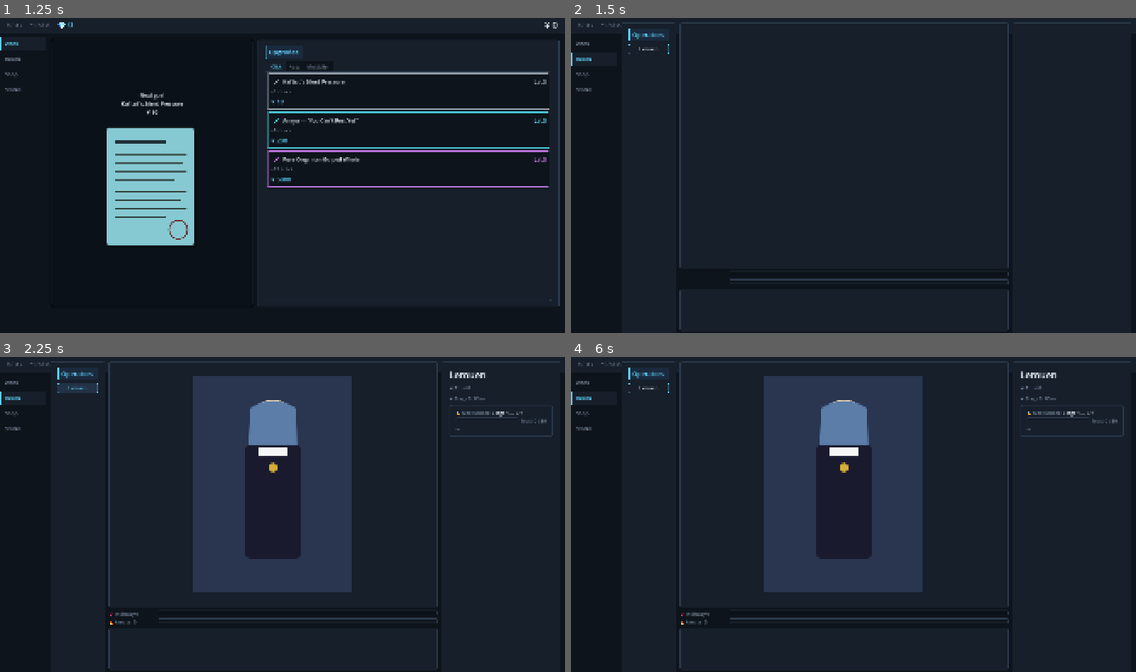
Above: before the commit, frames 1-4 (two rows, left to right).
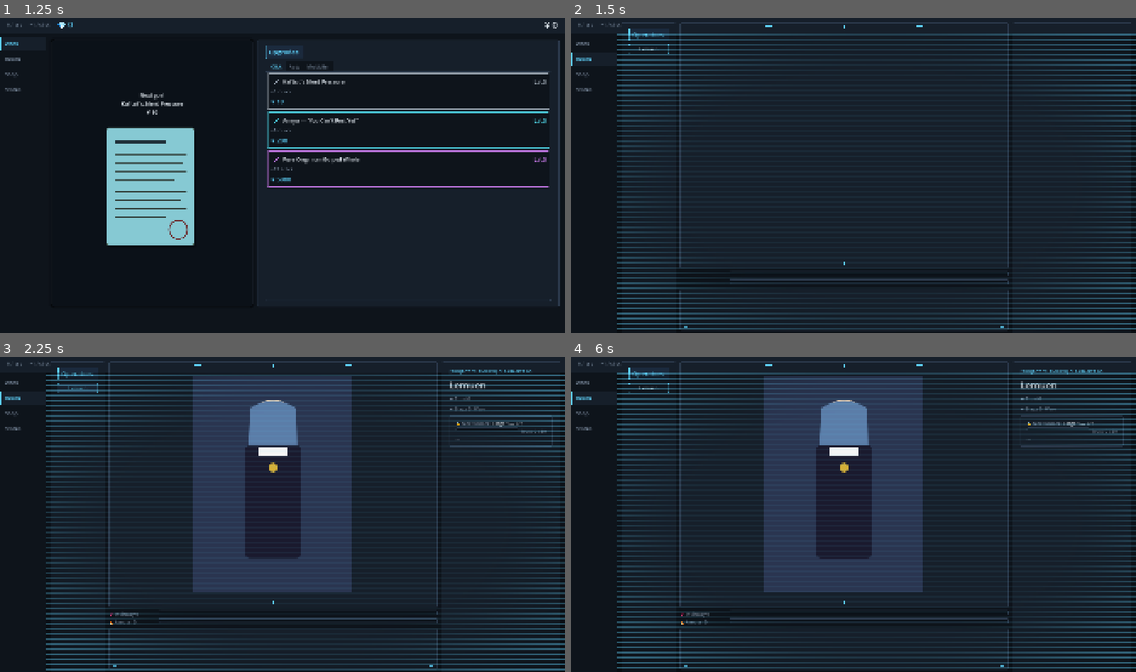
Above: after the commit, the same moments.

Repository: bakamarudasi/clickergame_demo
Game: Godot game, scene res://scenes/main.tscn
Two runs of this game, one before a commit and one after it. Both use one fixed random seed, a clock stepped at 60 frames per second and the inputs below.
Inputs (mouse positions are in pixels of both pictures, inside the frame that each line leads up to):
- Up to frame 1 (1.25 s): click "Work" at 0.5 s
- Up to frame 2 (1.5 s): click "Room" at 1.25 s
- Up to frame 3 (2.25 s): click "Lemuen" at 2 s
- Up to frame 4 (6 s): click "Shop" at 2.75 s; click "Status" at 3.5 s; click "Work" at 4.25 s; click (723, 527) at 5 s; click "Room" at 5.75 s

Frame 1 is identical in both runs. In frame 2, 11% of the frame differs, in the area x 8-100%, y 2-99%; in frame 3, 11%; in frame 4, 11%.

Commit message:
room: cyber surveillance HUD pass
Reskins the Room tab into a surveillance/observer HUD aesthetic:

- HudCornerFrame (Control with _draw): cyan L-bracket corners + optional
  mid-edge tick marks. Applied as full-rect overlays on PortraitView,
  DialoguePanel, ChoicePanel, and NextUnlockPanel.
- "● REC" indicator anchored top-right of the portrait, only visible while
  the scope is active. Red dot pulses via a looping modulate tween that is
  spun up/down on xray_changed.
- Subject ID line above the operator name: "[SUBJECT // LEMUEN] CLEARANCE.02"
  — derived from op.id + current_stage, refreshes alongside _refresh_detail.
- DialogueLogView gains a "[TC HH:MM:SS]" timecode stamped at insert time
  (so re-renders on locale change keep the original moment), plus a ">"
  prefix on reaction lines and ">>" on system lines for a transcript feel.
- Full-tab scanline + vignette overlay via a new gdshader on a ColorRect
  at the RoomTab root (mouse_filter=IGNORE so it never eats clicks).

New translation keys: UI_HUD_SUBJECT_FMT, UI_HUD_REC.

https://claude.ai/code/session_01GzpUoibW7LL87PvWJrDjxw

Diff:
--- a/scenes/ui/room_tab.tscn
+++ b/scenes/ui/room_tab.tscn
@@ -1,7 +1,12 @@
-[gd_scene load_steps=4 format=3 uid="uid://clickergameroomtab0"]
+[gd_scene load_steps=7 format=3 uid="uid://clickergameroomtab0"]
 
 [ext_resource type="Script" path="res://scripts/ui/room_tab.gd" id="1"]
 [ext_resource type="Script" path="res://scripts/ui/scope_window.gd" id="2_scope_win"]
+[ext_resource type="Script" path="res://scripts/ui/hud_corner_frame.gd" id="3_hud_frame"]
+[ext_resource type="Shader" path="res://scenes/ui/shaders/scanlines.gdshader" id="4_scanlines"]
+
+[sub_resource type="ShaderMaterial" id="ShaderMaterial_scanlines"]
+shader = ExtResource("4_scanlines")
 
 [sub_resource type="StyleBoxFlat" id="StyleBoxFlat_scope_frame"]
 bg_color = Color(1, 1, 1, 0)
@@ -149,6 +154,48 @@
 grow_vertical = 0
 theme_override_styles/panel = SubResource("StyleBoxFlat_scope_handle")
 
+[node name="PortraitHudCorners" type="Control" parent="HBox/CenterPanel/PortraitFrame/PortraitArea/PortraitView"]
+layout_mode = 1
+anchors_preset = 15
+anchor_right = 1.0
+anchor_bottom = 1.0
+grow_horizontal = 2
+grow_vertical = 2
+mouse_filter = 2
+script = ExtResource("3_hud_frame")
+bracket_length = 22.0
+thickness = 2.0
+inset = 4.0
+draw_tick_marks = true
+
+[node name="RecIndicator" type="HBoxContainer" parent="HBox/CenterPanel/PortraitFrame/PortraitArea/PortraitView"]
+unique_name_in_owner = true
+layout_mode = 1
+anchors_preset = 1
+anchor_left = 1.0
+anchor_right = 1.0
+offset_left = -82.0
+offset_top = 12.0
+offset_right = -12.0
+offset_bottom = 32.0
+grow_horizontal = 0
+mouse_filter = 2
+visible = false
+theme_override_constants/separation = 6
+
+[node name="RecDot" type="ColorRect" parent="HBox/CenterPanel/PortraitFrame/PortraitArea/PortraitView/RecIndicator"]
+unique_name_in_owner = true
+custom_minimum_size = Vector2(10, 10)
+layout_mode = 2
+size_flags_vertical = 4
+color = Color(1, 0.353, 0.431, 1)
+
+[node name="RecLabel" type="Label" parent="HBox/CenterPanel/PortraitFrame/PortraitArea/PortraitView/RecIndicator"]
+layout_mode = 2
+theme_type_variation = &"DimLabel"
+theme_override_colors/font_color = Color(1, 0.353, 0.431, 1)
+text = "UI_HUD_REC"
+
 [node name="StatusBars" type="VBoxContainer" parent="HBox/CenterPanel"]
 layout_mode = 2
 theme_override_constants/separation = 4
@@ -226,6 +273,19 @@
 custom_minimum_size = Vector2(0, 140)
 layout_mode = 2
 
+[node name="DialogueHudCorners" type="Control" parent="HBox/CenterPanel/DialoguePanel"]
+layout_mode = 1
+anchors_preset = 15
+anchor_right = 1.0
+anchor_bottom = 1.0
+grow_horizontal = 2
+grow_vertical = 2
+mouse_filter = 2
+script = ExtResource("3_hud_frame")
+bracket_length = 14.0
+thickness = 1.5
+inset = 3.0
+
 [node name="DialogueScroll" type="ScrollContainer" parent="HBox/CenterPanel/DialoguePanel"]
 unique_name_in_owner = true
 layout_mode = 2
@@ -241,6 +301,19 @@
 unique_name_in_owner = true
 layout_mode = 2
 visible = false
+
+[node name="ChoiceHudCorners" type="Control" parent="HBox/CenterPanel/ChoicePanel"]
+layout_mode = 1
+anchors_preset = 15
+anchor_right = 1.0
+anchor_bottom = 1.0
+grow_horizontal = 2
+grow_vertical = 2
+mouse_filter = 2
+script = ExtResource("3_hud_frame")
+bracket_length = 14.0
+thickness = 1.5
+inset = 3.0
 
 [node name="ChoiceInner" type="MarginContainer" parent="HBox/CenterPanel/ChoicePanel"]
 layout_mode = 2
@@ -316,6 +389,13 @@
 size_flags_horizontal = 3
 theme_override_constants/separation = 12
 
+[node name="SubjectIdLabel" type="Label" parent="HBox/DetailWrap/DetailInner/DetailPanel"]
+unique_name_in_owner = true
+layout_mode = 2
+theme_type_variation = &"DimLabel"
+theme_override_colors/font_color = Color(0.365, 0.812, 0.969, 0.85)
+text = ""
+
 [node name="OpNameLabel" type="Label" parent="HBox/DetailWrap/DetailInner/DetailPanel"]
 unique_name_in_owner = true
 layout_mode = 2
@@ -338,6 +418,19 @@
 unique_name_in_owner = true
 layout_mode = 2
 mouse_filter = 0
+
+[node name="NextHudCorners" type="Control" parent="HBox/DetailWrap/DetailInner/DetailPanel/NextUnlockPanel"]
+layout_mode = 1
+anchors_preset = 15
+anchor_right = 1.0
+anchor_bottom = 1.0
+grow_horizontal = 2
+grow_vertical = 2
+mouse_filter = 2
+script = ExtResource("3_hud_frame")
+bracket_length = 10.0
+thickness = 1.0
+inset = 2.0
 
 [node name="NextMargin" type="MarginContainer" parent="HBox/DetailWrap/DetailInner/DetailPanel/NextUnlockPanel"]
 layout_mode = 2
@@ -389,3 +482,14 @@
 layout_mode = 2
 theme_type_variation = &"DimLabel"
 text = ""
+
+[node name="ScanlineOverlay" type="ColorRect" parent="."]
+layout_mode = 1
+anchors_preset = 15
+anchor_right = 1.0
+anchor_bottom = 1.0
+grow_horizontal = 2
+grow_vertical = 2
+mouse_filter = 2
+material = SubResource("ShaderMaterial_scanlines")
+color = Color(0, 0, 0, 0)
--- /dev/null
+++ b/scenes/ui/shaders/scanlines.gdshader
@@ -0,0 +1,27 @@
+shader_type canvas_item;
+
+// 観測モニタ風の横スキャンライン。Room タブの最前面に薄く重ねる前提。
+// FRAGCOORD ベースなので拡縮の影響を受けない。線の密度・厚みは uniform で調整可。
+
+uniform vec4 line_color : source_color = vec4(0.365, 0.812, 0.969, 0.06);
+uniform float line_spacing : hint_range(2.0, 16.0) = 3.0;
+uniform float line_thickness : hint_range(0.1, 4.0) = 1.0;
+uniform float scroll_speed : hint_range(-200.0, 200.0) = 18.0;
+uniform float vignette_strength : hint_range(0.0, 1.0) = 0.35;
+uniform vec4 vignette_color : source_color = vec4(0.0, 0.0, 0.0, 1.0);
+
+void fragment() {
+	// 横スキャンライン
+	float y = FRAGCOORD.y;
+	float pattern = mod(y + TIME * scroll_speed, line_spacing);
+	float on = step(line_spacing - line_thickness, pattern);
+	vec4 scan = line_color * on;
+
+	// 軽い周辺暗化。UV を中心からの距離で測る。
+	vec2 centered = UV - vec2(0.5);
+	float dist = length(centered) * 1.4;          // 1.0 で 70% 強くらい
+	float vig = smoothstep(0.5, 1.0, dist) * vignette_strength;
+	vec4 vignette = vignette_color * vig;
+
+	COLOR = scan + vignette;
+}
--- /dev/null
+++ b/scripts/ui/hud_corner_frame.gd
@@ -0,0 +1,68 @@
+@tool
+class_name HudCornerFrame
+extends Control
+
+# 観測者視点 HUD の角ブラケット（┌ ┐ └ ┘）を _draw() で描く軽量オーバーレイ。
+# 任意の PanelContainer / Control に full-rect で子として置き、mouse_filter=IGNORE
+# にしておけば下のクリックを邪魔しない。サイバー基調の差別化に効く。
+
+@export var color: Color = Color(0.365, 0.812, 0.969, 1.0):  # UIConstants.COLOR_ACCENT_CYAN
+	set(v):
+		color = v
+		queue_redraw()
+@export var bracket_length: float = 18.0:
+	set(v):
+		bracket_length = v
+		queue_redraw()
+@export var thickness: float = 2.0:
+	set(v):
+		thickness = v
+		queue_redraw()
+@export var inset: float = 2.0:
+	set(v):
+		inset = v
+		queue_redraw()
+# 各辺中央に短い目盛りを置くか（観測機器感を強める）
+@export var draw_tick_marks: bool = false:
+	set(v):
+		draw_tick_marks = v
+		queue_redraw()
+
+
+func _ready() -> void:
+	mouse_filter = Control.MOUSE_FILTER_IGNORE
+	# 親の full rect を埋める前提だが、保険として offset_* も 0 に揃える
+	set_anchors_preset(Control.PRESET_FULL_RECT)
+	resized.connect(queue_redraw)
+
+
+func _draw() -> void:
+	var topleft := Vector2(inset, inset)
+	var topright := Vector2(size.x - inset, inset)
+	var botleft := Vector2(inset, size.y - inset)
+	var botright := size - Vector2(inset, inset)
+	var bl := bracket_length
+
+	# 4 隅の L 字
+	draw_line(topleft, topleft + Vector2(bl, 0), color, thickness)
+	draw_line(topleft, topleft + Vector2(0, bl), color, thickness)
+
+	draw_line(topright, topright - Vector2(bl, 0), color, thickness)
+	draw_line(topright, topright + Vector2(0, bl), color, thickness)
+
+	draw_line(botleft, botleft + Vector2(bl, 0), color, thickness)
+	draw_line(botleft, botleft - Vector2(0, bl), color, thickness)
+
+	draw_line(botright, botright - Vector2(bl, 0), color, thickness)
+	draw_line(botright, botright - Vector2(0, bl), color, thickness)
+
+	if draw_tick_marks:
+		var tick := bl * 0.4
+		var mid_top := Vector2(size.x * 0.5, inset)
+		var mid_bot := Vector2(size.x * 0.5, size.y - inset)
+		var mid_left := Vector2(inset, size.y * 0.5)
+		var mid_right := Vector2(size.x - inset, size.y * 0.5)
+		draw_line(mid_top, mid_top + Vector2(0, tick), color, thickness)
+		draw_line(mid_bot, mid_bot - Vector2(0, tick), color, thickness)
+		draw_line(mid_left, mid_left + Vector2(tick, 0), color, thickness)
+		draw_line(mid_right, mid_right - Vector2(tick, 0), color, thickness)
--- a/scripts/ui/room_tab.gd
+++ b/scripts/ui/room_tab.gd
@@ -40,6 +40,9 @@
 @onready var next_progress_bar: ProgressBar = %NextProgressBar
 @onready var next_progress_label: Label = %NextProgressLabel
 @onready var next_unlocks_label: Label = %NextUnlocksLabel
+@onready var subject_id_label: Label = %SubjectIdLabel
+@onready var rec_indicator: HBoxContainer = %RecIndicator
+@onready var rec_dot: ColorRect = %RecDot
 
 var _current_op: StringName = &""
 var _portrait: PortraitController
@@ -47,6 +50,7 @@
 var _dialogue: DialogueLogView
 var _choices: ChoicePanelView
 var _next_unlock: NextUnlockBadge
+var _rec_tween: Tween
 
 
 func _ready() -> void:
@@ -159,6 +163,9 @@
 	if op == null or rt == null:
 		return
 	op_name_label.text = tr(op.display_name)
+	# サイバー観測者風の Subject ID 表示。op.id を大文字にした識別子＋
+	# 現ステージを CLEARANCE 風に並べる。意味合いはフレーバ。
+	subject_id_label.text = tr("UI_HUD_SUBJECT_FMT") % [str(op.id).to_upper(), rt.current_stage]
 	trust_label.text = tr("ROOM_TRUST_FMT") % rt.trust
 	var stage_title := ""
 	for s in op.stages:
@@ -281,6 +288,23 @@
 	scope_row.visible = has_scope
 	suspicion_bar.visible = has_scope
 	scope_toggle.set_pressed_no_signal(GameState.xray_active)
+	_refresh_rec_indicator()
+
+
+func _refresh_rec_indicator() -> void:
+	# 観測モード中だけ右上に「● REC」を点滅表示する。
+	# Tween は loop で常駐させると重いので、状態が変わった時だけ作り直す。
+	var active := GameState.xray_active and ScopeService.equipped() != null
+	rec_indicator.visible = active
+	if _rec_tween != null and _rec_tween.is_valid():
+		_rec_tween.kill()
+	_rec_tween = null
+	if not active:
+		rec_dot.modulate = Color(1, 1, 1, 1)
+		return
+	_rec_tween = create_tween().set_loops()
+	_rec_tween.tween_property(rec_dot, "modulate:a", 0.25, 0.45)
+	_rec_tween.tween_property(rec_dot, "modulate:a", 1.0, 0.45)
 
 
 func _refresh_battery_ui() -> void:
@@ -396,6 +420,7 @@
 func _on_xray_changed(_active: bool) -> void:
 	scope_toggle.set_pressed_no_signal(GameState.xray_active)
 	_portrait.refresh()
+	_refresh_rec_indicator()
 
 
 func _on_scope_battery_changed(_v: float) -> void:
--- a/scripts/ui/room_tab/dialogue_log_view.gd
+++ b/scripts/ui/room_tab/dialogue_log_view.gd
@@ -18,6 +18,7 @@
 const HEX_DELTA_MINUS := "#FF5A6E"  # 信頼度-
 const HEX_DELTA_ZERO := "#7B8B9E"   # 0 の時は dim
 const HEX_SYSTEM := "#7B8B9E"
+const HEX_TC := "#3F5670"   # COLOR_BORDER_BRIGHT 相当、観測ログのタイムコード用
 
 var _scroll: ScrollContainer
 var _log: VBoxContainer
@@ -39,12 +40,15 @@
 
 
 # キャラの反応をログに積む。speaker_key / dialogue_key は翻訳キー。
+# 追加時のシステム時刻を TC として刻み、ロケール切替で再描画しても
+# 時刻が動かないように entry に焼いておく。
 func append_reaction(speaker_key: String, dialogue_key: String, trust_delta: int) -> void:
 	_entries.append({
 		"kind": "reaction",
 		"speaker_key": speaker_key,
 		"dialogue_key": dialogue_key,
 		"trust_delta": trust_delta,
+		"tc": _now_tc(),
 	})
 	_append_entry_view(_entries[_entries.size() - 1])
 	_trim_and_scroll()
@@ -58,6 +62,7 @@
 	_entries.append({
 		"kind": "system",
 		"text": text,
+		"tc": _now_tc(),
 	})
 	_append_entry_view(_entries[_entries.size() - 1])
 	_trim_and_scroll()
@@ -87,23 +92,39 @@
 
 
 func _format_entry(entry: Dictionary) -> String:
+	# サイバー観測ログ風の TC プレフィックス。
+	# entry.get("tc", "") で旧データ（フィールド無し）にも耐える。
+	var tc_str := ""
+	var tc: String = entry.get("tc", "")
+	if tc != "":
+		tc_str = "[color=%s]%s[/color] " % [HEX_TC, tc]
 	match entry.kind:
 		"reaction":
 			var speaker := TranslationServer.translate(entry.speaker_key)
 			var line := TranslationServer.translate(entry.dialogue_key)
 			var delta: int = entry.trust_delta
 			var delta_str := _format_delta(delta)
-			# 「話者：『セリフ』  +5」のレイアウト。BBCode で色を分ける。
-			return "[color=%s][b]%s[/b][/color]  %s%s" % [
+			# 「[TC ...] > 話者：『セリフ』  +5」のレイアウト。
+			return "%s[color=%s]>[/color] [color=%s][b]%s[/b][/color]  %s%s" % [
+				tc_str,
+				HEX_TC,
 				HEX_SPEAKER,
 				speaker,
 				line,
 				delta_str,
 			]
 		"system":
-			return "[color=%s][i]%s[/i][/color]" % [HEX_SYSTEM, entry.text]
+			# システム行は >> プレフィックス。例: [TC 00:24:13] >> 選択: ...
+			return "%s[color=%s][i]>> %s[/i][/color]" % [tc_str, HEX_SYSTEM, entry.text]
 		_:
 			return ""
+
+
+# 「TC HH:MM:SS」風プレフィックス。実時間ベースで簡易に出す。
+# ゲーム内時刻が将来実装されたらそっちに差し替える。
+func _now_tc() -> String:
+	var t := Time.get_time_dict_from_system()
+	return "[TC %02d:%02d:%02d]" % [int(t.hour), int(t.minute), int(t.second)]
 
 
 func _format_delta(delta: int) -> String:
--- a/translations/strings.csv
+++ b/translations/strings.csv
@@ -169,6 +169,8 @@
 UI_ROOM_NEXT_TOOLTIP_HEADER,このステージで解禁:,Unlocks at this stage:,此阶段解锁：
 UI_ROOM_NEXT_LOCKED_COSTUME,??? 衣装,??? Costume,??? 服装
 UI_ROOM_NEXT_LOCKED_CG,??? CG,??? CG,??? CG
+UI_HUD_SUBJECT_FMT,[SUBJECT // %s] CLEARANCE.%02d,[SUBJECT // %s] CLEARANCE.%02d,[对象 // %s] 权限.%02d
+UI_HUD_REC,● REC,● REC,● REC
 ROOM_GIVE_BUTTON,🎁 渡す,🎁 Give,🎁 赠送
 ROOM_TOUCH_TITLE,触れる,Touch,触碰
 ROOM_TOUCH_BUTTON,👆 触れる,👆 Touch,👆 触碰
